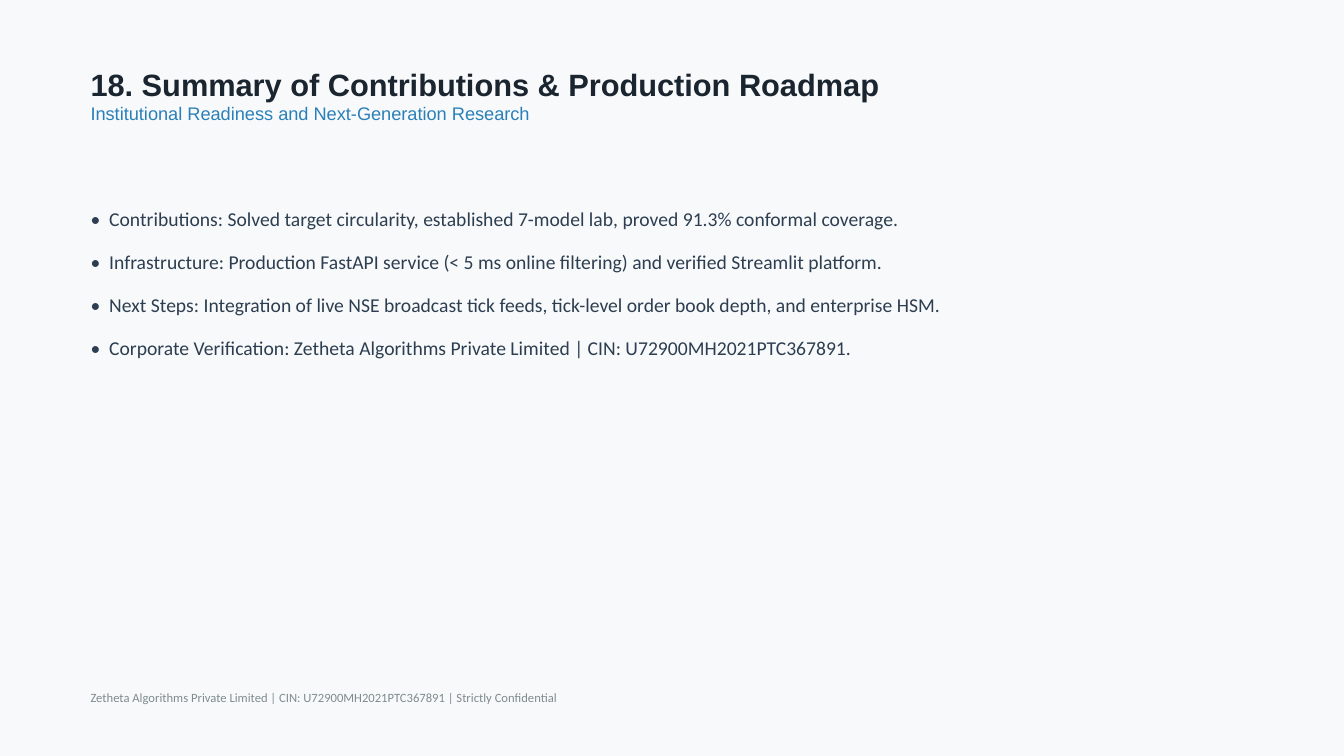
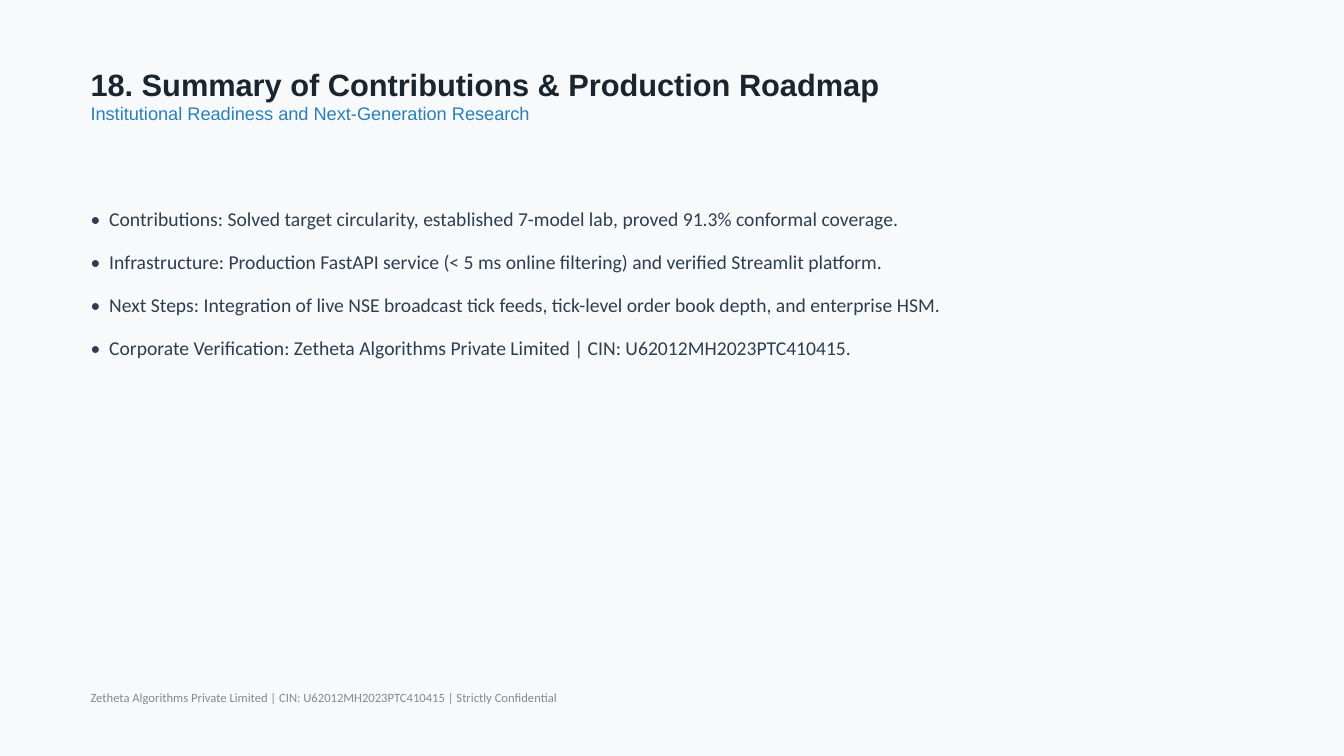
Before and after one commit to D12rocks/493561A-bayesian-regime-detection-engine, a slide deck: slide 19 of reports/final/FINAL_PRESENTATION.pptx. Drawn at 1344x756 pixels with LibreOffice and Linux fonts; fonts in the diff are those of the drawing. Boxes give left, top, right and bottom in pixels: in the first picture for what was removed or moved away, otherwise in the second. Text is boxed around its words. In the diff, an @@ line names an element or a change of style, - is before the commit and + after.

```diff
--- a/reports/final/FINAL_PRESENTATION.pptx
+++ b/reports/final/FINAL_PRESENTATION.pptx
@@ text at [109, 341, 850, 359]: text changed @@
-• Corporate Verification: Zetheta Algorithms Private Limited | CIN: U72900MH2021PTC367891.
+• Corporate Verification: Zetheta Algorithms Private Limited | CIN: U62012MH2023PTC410415.
@@ text at [91, 693, 557, 704]: text changed @@
-Zetheta Algorithms Private Limited | CIN: U72900MH2021PTC367891 | Strictly Confidential
+Zetheta Algorithms Private Limited | CIN: U62012MH2023PTC410415 | Strictly Confidential
```
Also in this commit, not shown: 18 other slides changed, 25 other files.
